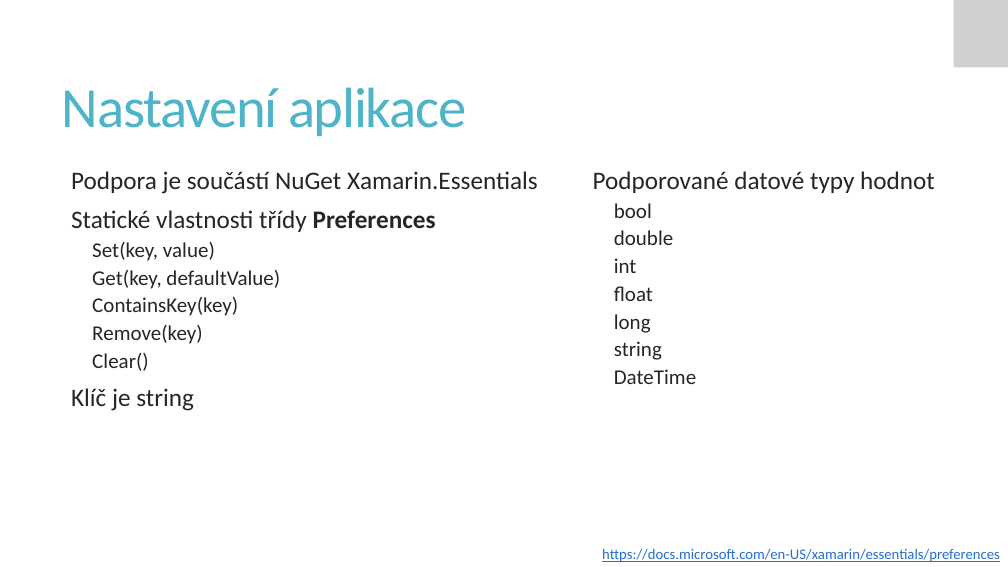
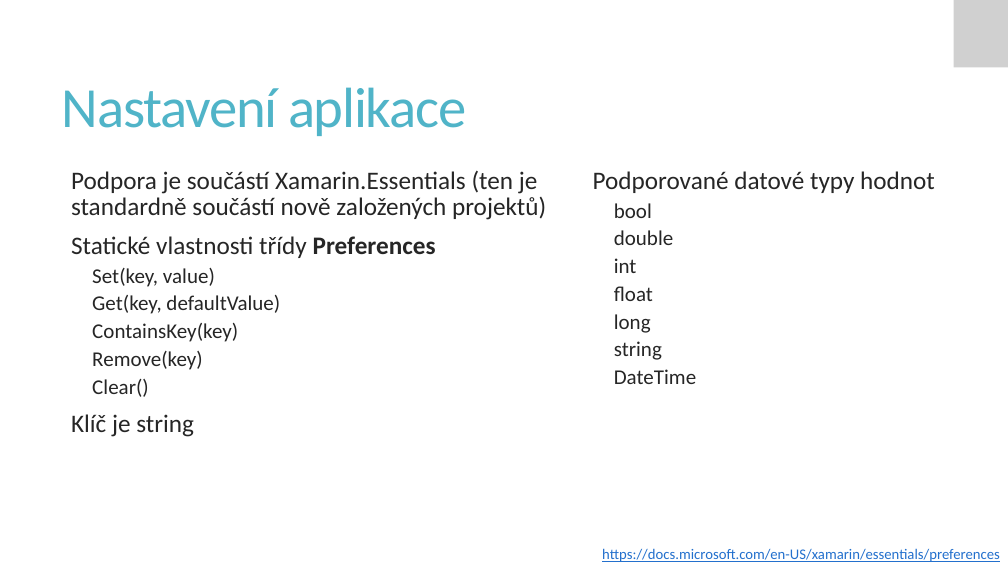
Before and after one commit to PetrVobornik/prednasky, a slide deck: slide 3 of Xamarin.Forms/06-UkladaniDat/ukladani-dat.ppsx. Drawn at 1008x567 pixels with LibreOffice and Linux fonts; fonts in the diff are those of the drawing; grey boxes stand for pictures. Boxes give left, top, right and bottom in pixels: in the first picture for what was removed or moved away, otherwise in the second. Text is boxed around its words. In the diff, an @@ line names an element or a change of style, - is before the commit and + after.

```diff
--- a/Xamarin.Forms/06-UkladaniDat/ukladani-dat.ppsx
+++ b/Xamarin.Forms/06-UkladaniDat/ukladani-dat.ppsx
@@ text at box(71, 171, 546, 220): text changed @@
-  Podpora je součástí NuGet Xamarin.Essentials
+  Podpora je součástí Xamarin.Essentials (ten je standardně součástí nově založených projektů)
```
Also in this commit, not shown: 2 other slides changed, 6 other files.
